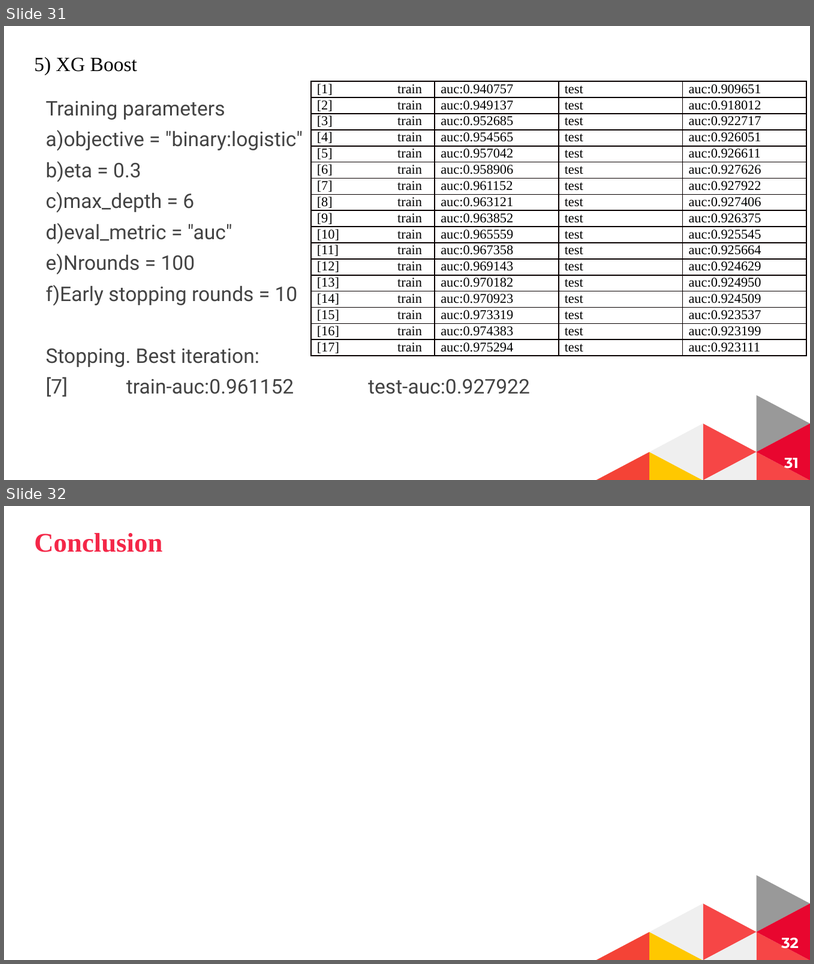
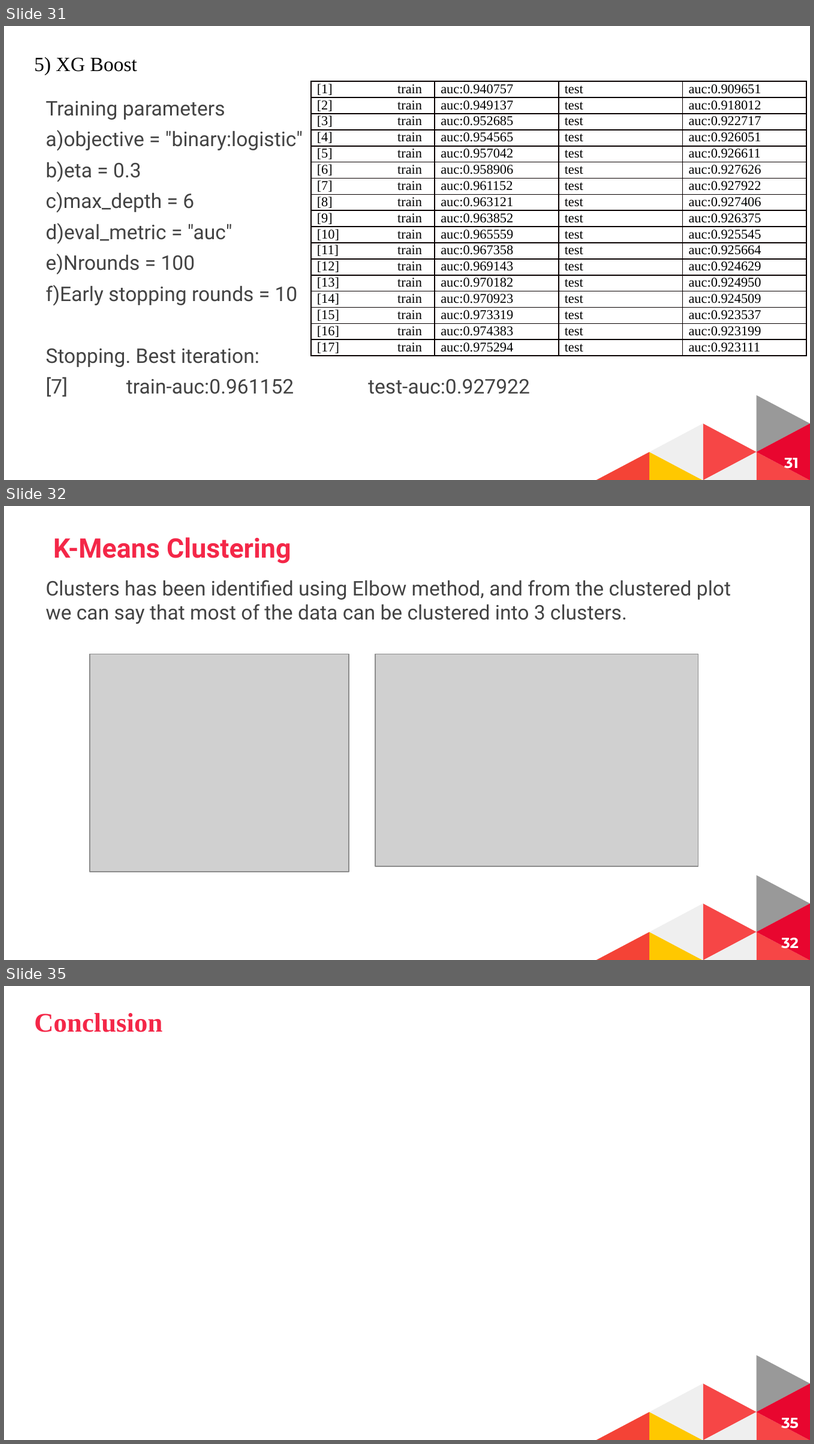
Before and after one commit to karthikkaiplody/DPA-Project, a slide deck: presentation/ppt.pptx. Shown one above the other, each under a label of ours: slides 31 and 32 before the commit, slides 31, 32 and 35 after it; the slides between them are not shown. The pictures are 814x964 and 814x1444 pixels, drawn with LibreOffice and Linux fonts; fonts in the diff are those of the drawing; grey boxes stand for pictures; background and template pictures are left out. Boxes give left, top, right and bottom in pixels: in the first picture for what was removed or moved away, otherwise in the second. Text is boxed around its words. In the diff, an @@ line names an element or a change of style, - is before the commit and + after.

```diff
--- a/presentation/ppt.pptx
+++ b/presentation/ppt.pptx
@@ slide 32 added at box(4, 506, 810, 960), background #FFFFFF; not listed: 8 template elements that a slide beside it also shows @@
@@ title added at box(53, 537, 291, 564), 24 pt, text #F42748, bold @@
+K-Means Clustering
@@ text added at box(46, 580, 731, 624), 18 pt, text #434343 @@
+Clusters has been identified using Elbow method, and from the clustered plot we can say that most of the data can be clustered into 3 clusters.
@@ picture added at box(89, 654, 349, 871) @@
@@ picture added at box(376, 654, 698, 865) @@
@@ page number added at box(782, 937, 799, 951), 13 pt, text #FFFFFF, bold @@
+32
@@ what was slide 32 is now slide 35 @@
@@ page number at box(782, 1417, 799, 1431): text changed @@
-32
+35
```
Also in this commit, not shown: 2 slides changed, 2 other slides added.
